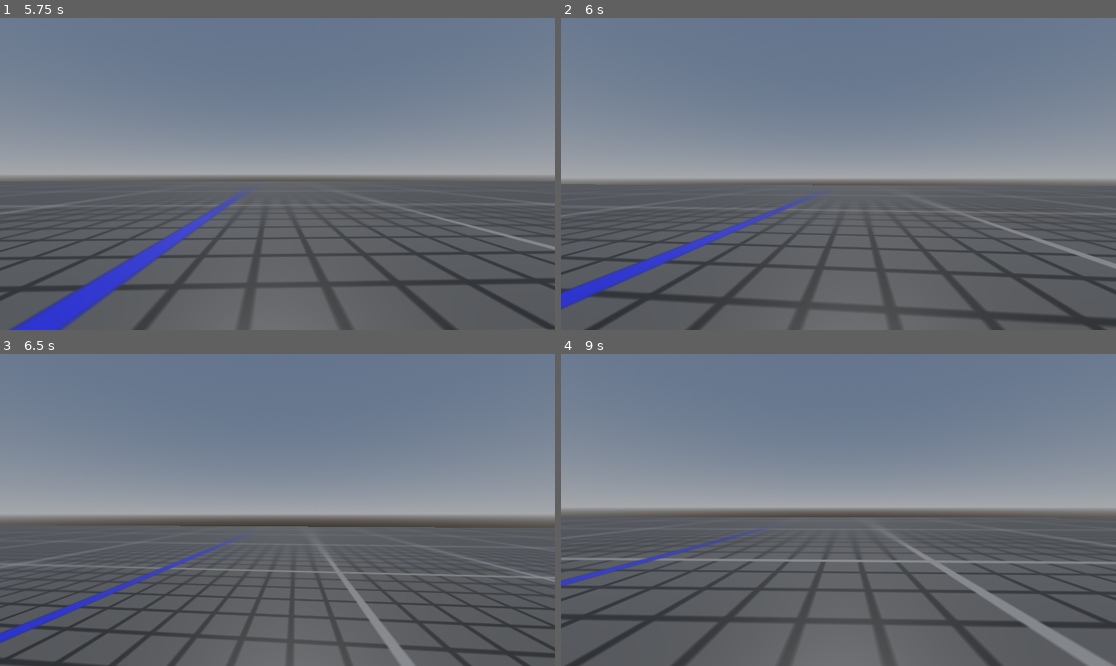
Above: before the commit, frames 1-4 (two rows, left to right).
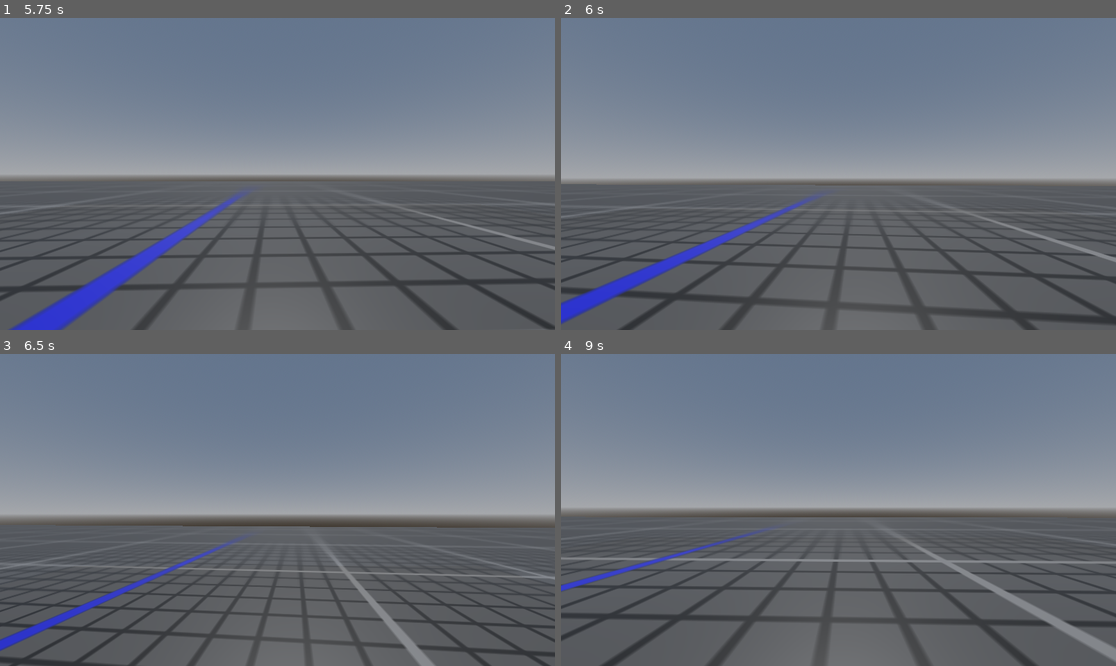
Above: after the commit, the same moments.

Repository: olinic/godot-fps-template
Game: Godot game, scene res://main.tscn
The game is run twice, just before and just after one commit, with the same random seed, the same clock (stepped at 60 frames per second) and the same inputs.
Inputs (mouse positions are in pixels of both pictures, inside the frame that each line leads up to):
- Up to frame 1 (5.75 s): tap Enter at 0.5 s; move the mouse to (305, 174) at 0.52 s; hold Up (move_forward) from 0.53 s (still down); tap Shift (keyboard_sprint) every 0.75 s from 0.6 to 5.1 s; tap Space (jump) at 0.77, 1.52, 3.02, 3.77, 4.52 s; move the mouse to (249, 174) at 1.27 s; move the mouse to (288, 167) at 2.02 s; move the mouse to (271, 180) at 2.77 s; move the mouse to (316, 177) at 3.52 s; move the mouse to (233, 170) at 4.27 s; move the mouse to (283, 174) at 5.02 s
- Up to frame 2 (6 s): move the mouse to (816, 167) at 5.77 s; release Up (move_forward) at 5.78 s; hold Right (move_right) from 5.78 s (still down); tap Shift (keyboard_sprint) at 5.85 s
- Up to frame 3 (6.5 s): keep holding Right (move_right); tap Space (jump) at 6.02 s
- Up to frame 4 (9 s): move the mouse to (866, 510) at 6.52 s; release Right (move_right) at 6.53 s; hold Up (move_forward) 6.53-8.78 s; tap Shift (keyboard_sprint) every 0.75 s from 6.6 to 8.85 s; tap Space (jump) at 6.77, 7.52 s; move the mouse to (810, 510) at 7.27 s; move the mouse to (849, 503) at 8.02 s; move the mouse to (832, 516) at 8.77 s; hold Left (move_left) from 8.78 s (still down)

Frame 1 is identical in both runs. In frame 2, 8.0% of the frame differs, in the area x 0-100%, y 53-100%; in frame 3, 6.7%; in frame 4, 8.3%, in the area x 0-100%, y 52-100%.

Commit message:
Fix sprint forward

Diff:
--- a/player.gd
+++ b/player.gd
@@ -42,8 +42,8 @@
 func move(delta):
 
 	var input_dir = Input.get_vector("move_left", "move_right", "move_forward", "move_backward")
+	handle_sprint(input_dir)
 	var direction = (transform.basis * Vector3(input_dir.x, 0, input_dir.y)).normalized()
-	handle_sprint(direction)
 	if direction:
 		velocity.x = direction.x * get_speed()
 		velocity.z = direction.z * get_speed()
@@ -77,12 +77,15 @@
 	if Input.is_action_just_pressed("jump") and is_on_floor():
 		velocity.y = JUMP_VELOCITY
 
-func handle_sprint(direction):
-	if (Input.is_action_just_pressed("keyboard_sprint") or Input.is_action_just_pressed("controller_sprint")) and is_on_floor() and is_moving_forward(direction):
+func handle_sprint(input_direction: Vector2):
+	if ((Input.is_action_just_pressed("keyboard_sprint") or Input.is_action_just_pressed("controller_sprint"))
+			and is_on_floor()
+			and is_moving_forward(input_direction)):
 		is_sprinting = true
 	if Input.is_action_just_released("keyboard_sprint"):
 		is_sprinting = false
-	if !is_moving_forward(direction):
+	if !is_moving_forward(input_direction):
 		is_sprinting = false
-func is_moving_forward(direction):
-	return direction.z < 0
+
+func is_moving_forward(input_direction: Vector2):
+	return input_direction.y < 0
